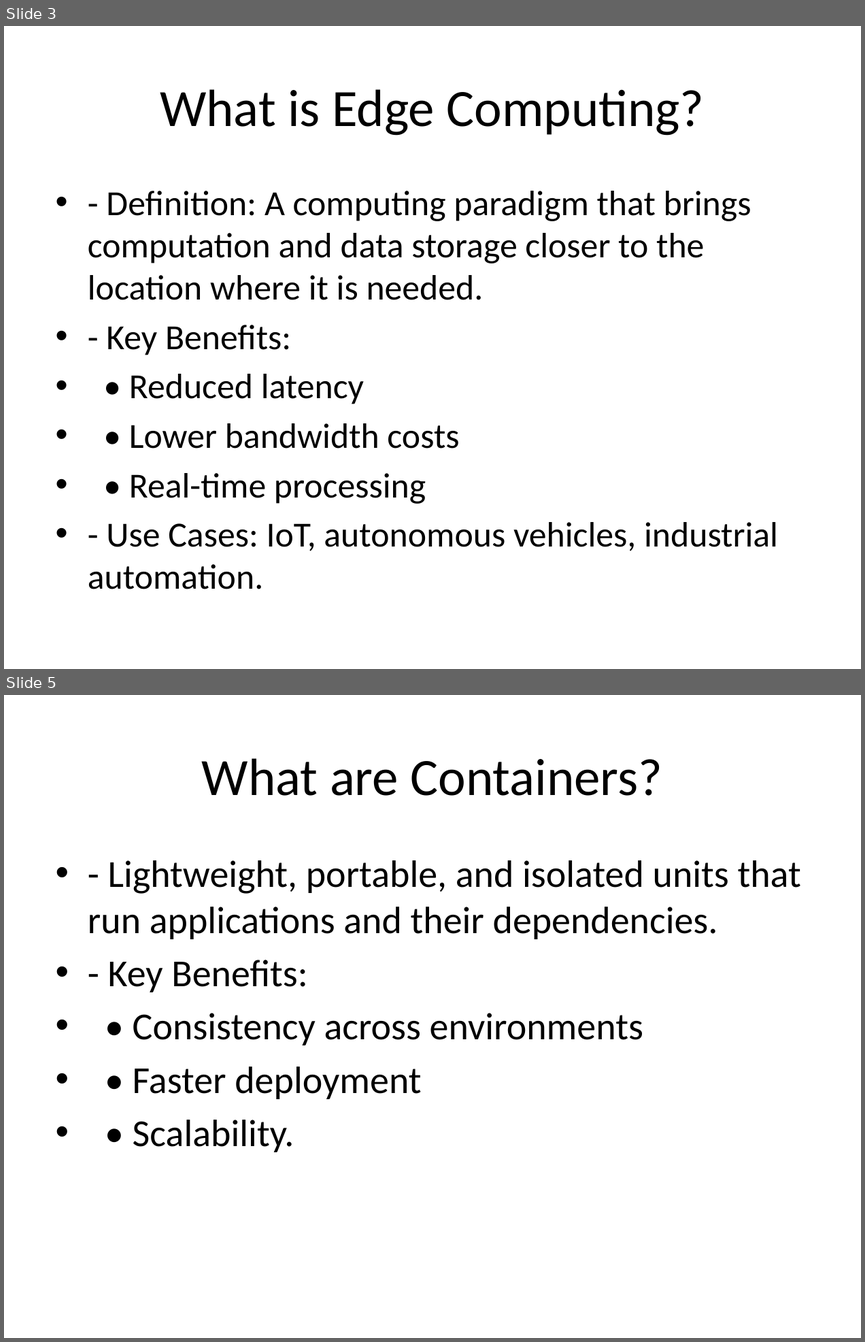
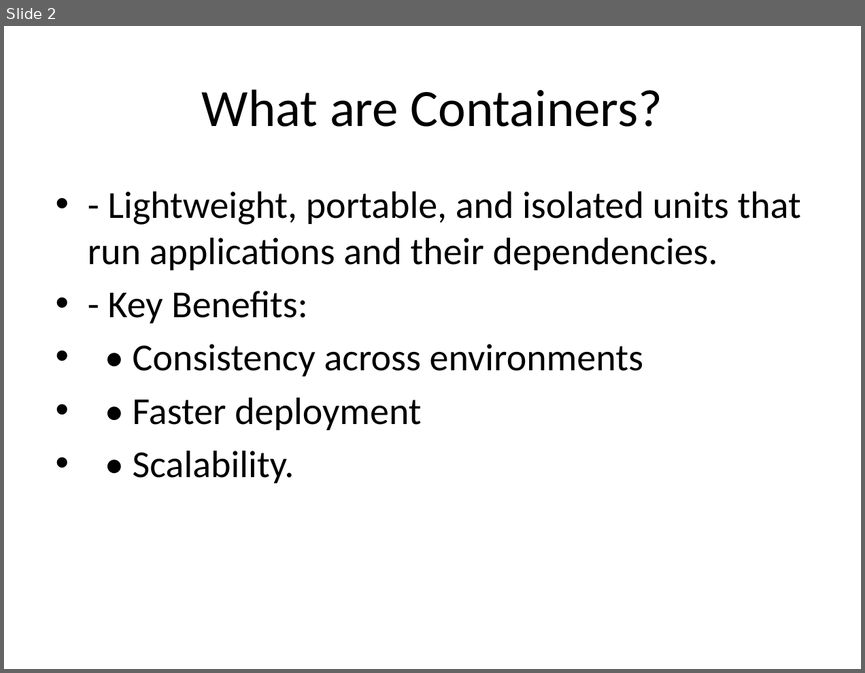
Before and after one commit to thombre1/sem6, a slide deck: CLOUD/Distributed_Cloud_DevOps_Presentation.pptx. Shown one above the other, each under a label of ours: slides 3 and 5 before the commit, slide 2 after it; the slides between them are not shown. The pictures are 865x1342 and 865x673 pixels, drawn with LibreOffice and Linux fonts; fonts in the diff are those of the drawing. Boxes give left, top, right and bottom in pixels: in the first picture for what was removed or moved away, otherwise in the second. Text is boxed around its words. In the diff, an @@ line names an element or a change of style, - is before the commit and + after.

```diff
--- a/CLOUD/Distributed_Cloud_DevOps_Presentation.pptx
+++ b/CLOUD/Distributed_Cloud_DevOps_Presentation.pptx
@@ slide 3 removed at bbox=[4, 26, 861, 669], background #FFFFFF @@
@@ title removed at bbox=[160, 89, 704, 135] @@
-What is Edge Computing?
@@ text removed at bbox=[88, 191, 778, 589] @@
-• - Definition: A computing paradigm that brings computation and data storage closer to the location where it is needed.
-• - Key Benefits:
-• • Reduced latency
-• • Lower bandwidth costs
-• • Real-time processing
-• - Use Cases: IoT, autonomous vehicles, industrial automation.
@@ what was slide 5 is now slide 2 @@
```
Also in this commit, not shown: 1 slide changed, 2 other slides removed, 1 other file.
